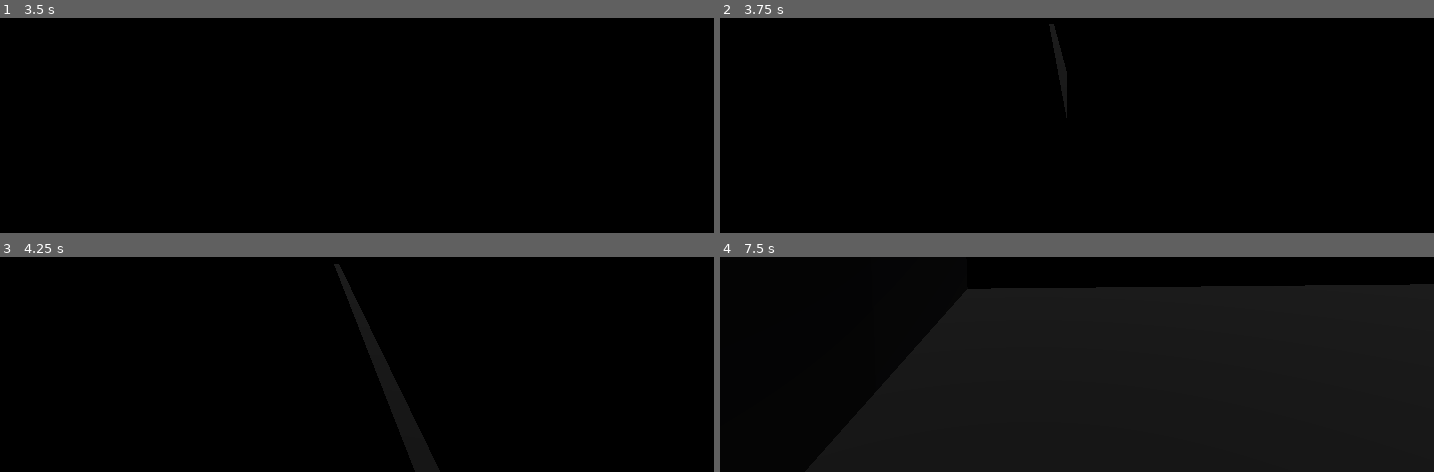
Above: before the commit, frames 1-4 (two rows, left to right).
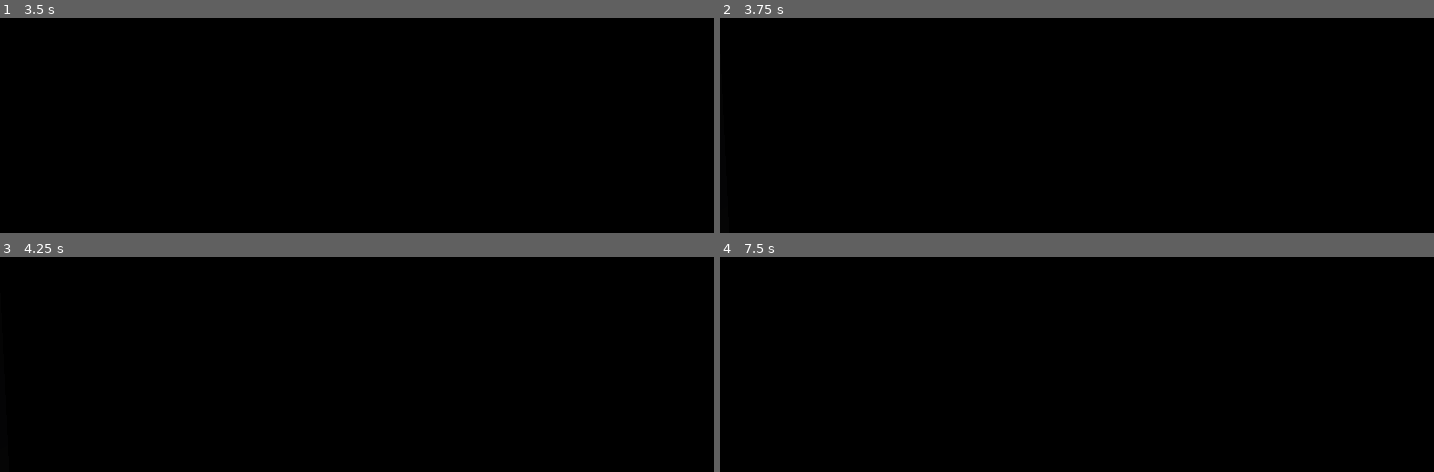
Above: after the commit, the same moments.

Repository: F0sfo/Prototipado-NOVELA
Game: Godot game, scene res://Mapa/Mapa.tscn
The game is run twice, just before and just after one commit, with the same random seed, the same clock (stepped at 60 frames per second) and the same inputs. This scene is started directly instead of the project's main scene.
Inputs (mouse positions are in pixels of both pictures, inside the frame that each line leads up to):
- Up to frame 1 (3.5 s): tap Enter (ui_accept) at 0.5, 0.6, 0.77, 1.07, 1.25, 1.35, 1.52, 1.82, 2, 2.1, 2.75, 2.85, 3.02, 3.32 s; move the mouse to (outside the picture) at 0.52 s; hold W (move_forward) 0.53-2.78 s; move the mouse to (outside the picture) at 1.27 s; move the mouse to (outside the picture) at 2.02 s; move the mouse to (outside the picture) at 2.77 s; hold A (move_left) from 2.78 s (still down)
- Up to frame 2 (3.75 s): tap Enter (ui_accept) at 3.5, 3.6 s; move the mouse to (outside the picture) at 3.52 s; release A (move_left) at 3.53 s; hold W (move_forward) from 3.53 s (still down)
- Up to frame 3 (4.25 s): keep holding W (move_forward); tap Enter (ui_accept) at 3.77, 4.07 s
- Up to frame 4 (7.5 s): move the mouse to (outside the picture) at 4.27 s; tap Enter (ui_accept) at 4.35, 4.52, 4.82, 5.1, 5.85, 6.02, 6.32, 6.6, 6.77, 7.07, 7.35 s; move the mouse to (outside the picture) at 5.02 s; move the mouse to (outside the picture) at 5.77 s; release W (move_forward) at 5.78 s; hold D (move_right) 5.78-6.53 s; move the mouse to (outside the picture) at 6.52 s; hold W (move_forward) from 6.53 s (still down); move the mouse to (outside the picture) at 7.27 s

Frame 1 is identical in both runs. In frame 2, 0.4% of the frame differs, in the area x 46-49%, y 2-46%; in frame 3, 0.6%; in frame 4, 25%, in the area x 26-100%, y 12-71%.

Commit message:
Adding Dialogue2 and Control2 on 3D Map
Existe el diálogo y el control en la escena 3D.

Diff:
--- /dev/null
+++ b/Mapa/Control2.gd
@@ -0,0 +1,51 @@
+extends Control
+
+onready var text = get_parent().get_node("Dialogue2").dialogue_2
+
+var dialogue_index = 0
+var finished
+var active
+
+var position
+var expression
+
+func _ready():
+	load_dialogue()
+
+func _physics_process(delta):
+		if active:
+
+			if Input.is_action_just_pressed("ui_accept"):
+				if finished == true:
+					load_dialogue()
+				else:
+					$TextBox/Tween.stop_all()
+					$TextBox/RichTextLabel.percent_visible = 1
+					finished = true
+
+func load_dialogue():
+	if dialogue_index < text.size():
+		active = true
+		finished = false
+
+		$TextBox.visible = true
+		$TextBox/RichTextLabel.bbcode_text = text[dialogue_index]["Text"]
+		$TextBox/Label.text = text [dialogue_index]["Name"]
+
+
+		position = text[dialogue_index]["Position"]
+
+		$TextBox/RichTextLabel.percent_visible = 0
+		$TextBox/Tween.interpolate_property(
+			$TextBox/RichTextLabel, "percent_visible", 0, 1, 2,
+			Tween.TRANS_LINEAR, Tween.EASE_IN_OUT
+		)
+		$TextBox/Tween.start()
+	else:
+			$TextBox.visible = false
+			finished = true
+			active = false
+	dialogue_index += 1
+
+func _on_Tween_tween_completed(object, key):
+	finished = true  # Replace with function body.
--- /dev/null
+++ b/Mapa/Dialogue2.gd
@@ -0,0 +1,102 @@
+extends Node2D
+
+var dialogue_2 = [
+	{
+		"Name": " ",
+		"Expression": "Neutral",
+		"Position": "1",
+		"Choices": ["", ""],
+		"Text": "Otra vez en este lugar...",
+	},
+	{
+		"Name": "Niño",
+		"Expression": "Neutral",
+		"Position": "1",
+		"Choices": ["", ""],
+		"Text": "¿Hola? ¿Holaa?",
+	},
+	{
+		"Name": " ",
+		"Expression": "Neutral",
+		"Position": "",
+		"Choices": ["", ""],
+		"Text": "Dios, que susto.",
+	},
+	{
+		"Name": "Niño",
+		"Expression": "Neutral",
+		"Position": "",
+		"Choices": ["", ""],
+		"Text": "¿Sabes dónde está mi madre?",
+	},
+	{
+		"Name": " ",
+		"Expression": "Neutral",
+		"Position": "1",
+		"Choices": ["", ""],
+		"Text": "¿Tu madre?",
+	},
+	{
+		"Name": "Niño",
+		"Expression": "Neutral",
+		"Position": "",
+		"Choices": ["", ""],
+		"Text": "Estábamos cruzando la calle para ir al parque y...no sé, pero...",
+	},
+	{
+		"Name": " ",
+		"Expression": "Neutral",
+		"Position": "1",
+		"Choices": ["", ""],
+		"Text": "¿Pero?...",
+	},
+	{
+		"Name": "Niño",
+		"Expression": "Neutral",
+		"Position": "",
+		"Choices": ["", ""],
+		"Text": "No sé. Abrí los ojos y estaba en este lugar oscuro. Todo es raro.",
+	},
+	{
+		"Name": " ",
+		"Expression": "Neutral",
+		"Position": "1",
+		"Choices": ["", ""],
+		"Text": "Yo tampoco sé cómo llegué aquí... hace menos de un segundo estaba...",
+	},
+	{
+		"Name": " ",
+		"Expression": "Neutral",
+		"Position": "1",
+		"Choices": ["", ""],
+		"Text": "...",
+	},
+	{
+		"Name": " ",
+		"Expression": "Neutral",
+		"Position": "1",
+		"Choices": ["", ""],
+		"Text": "¿Dónde estaba?, ¿Por qué no lo recuerdo?",
+	},
+	{
+		"Name": " ",
+		"Expression": "Neutral",
+		"Position": "1",
+		"Choices": ["", ""],
+		"Text": "¿POR QUÉ MIERDA NO LO RECUERDO?",
+	},
+	{
+		"Name": "Niño",
+		"Expression": "Neutral",
+		"Position": "1",
+		"Choices": ["", ""],
+		"Text": "...Sácame de aquí, por favor, estoy asustado.",
+	},
+	{
+		"Name": " ",
+		"Expression": "Neutral",
+		"Position": "1",
+		"Choices": ["", ""],
+		"Text": "Yo... yo...",
+	},
+	]
--- a/Mapa/Mapa.tscn
+++ b/Mapa/Mapa.tscn
@@ -1,9 +1,12 @@
-[gd_scene load_steps=13 format=2]
+[gd_scene load_steps=20 format=2]
 
 [ext_resource path="res://Controller.tscn" type="PackedScene" id=1]
 [ext_resource path="res://Tiles/Vector/texture_09.svg" type="Texture" id=2]
 [ext_resource path="res://Niño.tscn" type="PackedScene" id=3]
 [ext_resource path="res://Cajas flotando.tscn" type="PackedScene" id=4]
+[ext_resource path="res://Mapa/Dialogue2.gd" type="Script" id=5]
+[ext_resource path="res://Mapa/Control2.gd" type="Script" id=6]
+[ext_resource path="res://Assets/Oswald-VariableFont_wght.ttf" type="DynamicFontData" id=7]
 
 [sub_resource type="Environment" id=4]
 background_mode = 2
@@ -81,6 +84,48 @@
 "values": [ false, true, false, true, false, true, false, true, false, true ]
 }
 
+[sub_resource type="DynamicFont" id=9]
+size = 22
+font_data = ExtResource( 7 )
+
+[sub_resource type="DynamicFont" id=10]
+size = 26
+outline_size = 1
+outline_color = Color( 0.345098, 0.309804, 0.639216, 0.709804 )
+use_filter = true
+font_data = ExtResource( 7 )
+
+[sub_resource type="Animation" id=11]
+resource_name = "Aparicion"
+length = 14.0
+tracks/0/type = "value"
+tracks/0/path = NodePath(".:visible")
+tracks/0/interp = 1
+tracks/0/loop_wrap = true
+tracks/0/imported = false
+tracks/0/enabled = true
+tracks/0/keys = {
+"times": PoolRealArray( 0, 13.6 ),
+"transitions": PoolRealArray( 1, 1 ),
+"update": 1,
+"values": [ false, true ]
+}
+
+[sub_resource type="Animation" id=12]
+length = 0.001
+tracks/0/type = "value"
+tracks/0/path = NodePath(".:visible")
+tracks/0/interp = 1
+tracks/0/loop_wrap = true
+tracks/0/imported = false
+tracks/0/enabled = true
+tracks/0/keys = {
+"times": PoolRealArray( 0 ),
+"transitions": PoolRealArray( 1 ),
+"update": 0,
+"values": [ false ]
+}
+
 [node name="Mapa" type="Spatial"]
 
 [node name="WorldEnvironment" type="WorldEnvironment" parent="."]
@@ -92,16 +137,19 @@
 
 [node name="CSGBox2" type="CSGBox" parent="."]
 transform = Transform( -0.0135246, -1.00898, 0, 0.447024, -0.0201761, -5.34684e-05, 0.00141803, -6.40017e-05, 22.2719, 13.4261, 8.98486, 0 )
+use_collision = true
 width = 38.5079
 material = SubResource( 1 )
 
 [node name="CSGBox5" type="CSGBox" parent="."]
 transform = Transform( -0.0135368, -1.00894, -0.199021, 0.447024, -0.0201761, -5.34684e-05, 0.00129712, -0.00908018, 22.271, -13.2319, 8.98486, -1.07411 )
+use_collision = true
 width = 38.5079
 material = SubResource( 1 )
 
 [node name="CSGBox3" type="CSGBox" parent="."]
 transform = Transform( 0.00089789, -0.00264857, 14.6512, 0.447024, -0.0201761, -5.34684e-05, 0.0135301, 1.00897, 0.0874603, 0.0471706, 8.98486, -22.4646 )
+use_collision = true
 width = 38.5079
 material = SubResource( 2 )
 
@@ -112,13 +160,14 @@
 material = SubResource( 2 )
 
 [node name="CSGBox7" type="CSGBox" parent="."]
-transform = Transform( 0.000568968, -0.00167833, 9.28406, 0.447024, -0.0201761, -5.34684e-05, 0.0135301, 1.00897, 0.0874603, 4.8006, 8.98486, -9.59105 )
+transform = Transform( 0.000568968, -0.00167833, 9.28406, 0.447024, -0.0201761, -5.34684e-05, 0.0135301, 1.00897, 0.0874603, 4.74056, 8.98485, -9.63466 )
 use_collision = true
 width = 38.5079
 material = SubResource( 2 )
 
 [node name="CSGBox4" type="CSGBox" parent="."]
 transform = Transform( 0.0010374, 0.00775879, 14.6513, 0.447024, -0.0201761, -5.34684e-05, 0.0135201, 1.00894, -0.0636671, 0.0471706, 8.98486, 21.0273 )
+use_collision = true
 width = 38.5079
 material = SubResource( 2 )
 
@@ -163,3 +212,49 @@
 autoplay = "aparicion"
 anims/RESET = SubResource( 7 )
 anims/aparicion = SubResource( 8 )
+
+[node name="Dialogue2" type="Node2D" parent="."]
+script = ExtResource( 5 )
+
+[node name="Control2" type="Control" parent="."]
+visible = false
+margin_right = 40.0
+margin_bottom = 40.0
+script = ExtResource( 6 )
+
+[node name="TextBox" type="ColorRect" parent="Control2"]
+margin_left = 105.0
+margin_top = 395.0
+margin_right = 922.0
+margin_bottom = 536.0
+color = Color( 0.00784314, 0, 0.0509804, 0.792157 )
+
+[node name="NamePlace" type="ColorRect" parent="Control2/TextBox"]
+margin_top = -28.0
+margin_right = 168.0
+color = Color( 0.0117647, 0, 0.0901961, 0.784314 )
+
+[node name="RichTextLabel" type="RichTextLabel" parent="Control2/TextBox"]
+margin_left = 14.0
+margin_top = 12.0
+margin_right = 803.0
+margin_bottom = 127.0
+custom_fonts/normal_font = SubResource( 9 )
+
+[node name="Tween" type="Tween" parent="Control2/TextBox"]
+playback_speed = 1.5
+playback/speed = 1.5
+
+[node name="Label" type="Label" parent="Control2/TextBox"]
+margin_left = 6.0
+margin_top = -32.0
+margin_right = 126.0
+margin_bottom = 11.0
+custom_colors/font_color = Color( 0.72549, 0.67451, 0.886275, 1 )
+custom_fonts/font = SubResource( 10 )
+text = "Name"
+
+[node name="AnimationPlayer" type="AnimationPlayer" parent="Control2"]
+autoplay = "Aparicion"
+anims/Aparicion = SubResource( 11 )
+anims/RESET = SubResource( 12 )
--- a/Niño.tscn
+++ b/Niño.tscn
@@ -4,7 +4,7 @@
 
 [sub_resource type="Animation" id=1]
 resource_name = "Aparicion"
-length = 10.0
+length = 14.0
 tracks/0/type = "value"
 tracks/0/path = NodePath(".:visible")
 tracks/0/interp = 1
@@ -12,7 +12,7 @@
 tracks/0/imported = false
 tracks/0/enabled = true
 tracks/0/keys = {
-"times": PoolRealArray( 0, 9.9 ),
+"times": PoolRealArray( 0, 13.9 ),
 "transitions": PoolRealArray( 1, 1 ),
 "update": 1,
 "values": [ false, true ]
